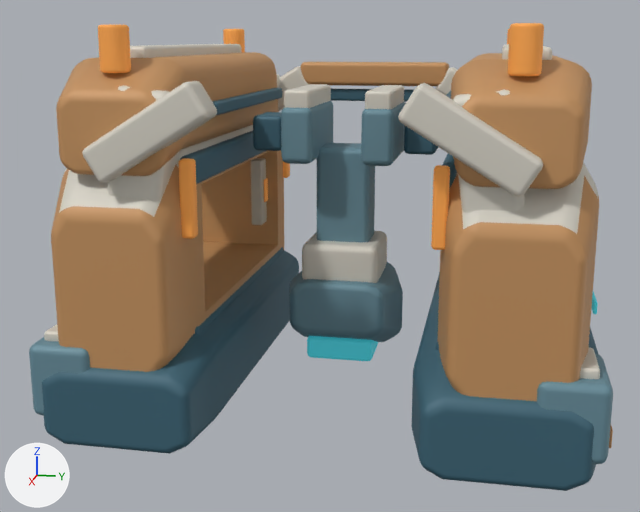
Two versions of the glTF model space-battleship/assets/planets/facilities_v5/equipment.glb, one commit apart.
One viewpoint serves both versions: a 50 mm lens placed at (4.55, 0.77, 1.69), pointed at (0.08, -0.12, 0.58). Arrows for +X, +Y and +Z are at lower left; the lights stay in place. The picture after the commit comes second. Where no turn or scale is listed for an object, it has been applied to the vertices.

Script lines for the objects in view, before the commit:
```python
ob_active_work_jaw = bpy.data.objects.new('Active work jaw', me_cube_068)
ob_active_work_jaw.location = (0.0, 0.0, 0.1)
ob_broad_service_tool = bpy.data.objects.new('Broad service tool', me_broad_service_tool)
ob_broad_service_tool.location = (0.0, 0.0, 1.1)
ob_end_portal_ivory_shoulder_right_001 = bpy.data.objects.new('End portal ivory shoulder right.001', me_cube_059)
ob_end_portal_ivory_shoulder_right_001.location = (1.02, 0.665, 1.31)
ob_tool_ivory_collar = bpy.data.objects.new('Tool ivory collar', me_cube_067)
ob_tool_ivory_collar.location = (0.0, 0.0, 0.56)
ob_tool_moving_mast = bpy.data.objects.new('Tool moving mast', me_cube_066)
ob_tool_moving_mast.location = (0.0, 0.0, 0.87)
# also in view: 'Continuous orange load cheek.001' at (0.0, 0.87, 0.7); 'Open bay orange head rail' at (0.0, -0.85, 1.37); 'Open bay orange head rail.001' at (0.0, 0.85, 1.37); 'Deep blue load shoe.001' at (0.89, -1.12, 0.18); 'Deep pressure foot wrapped around section.001' at (0.0, 0.86, 0.13)
```
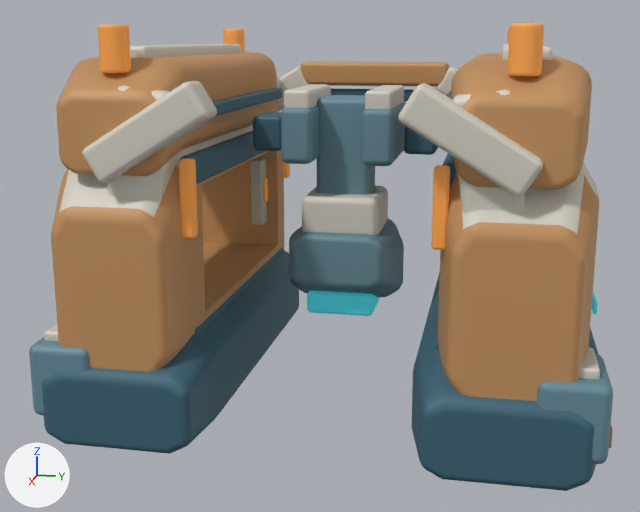
Pixel boxes (x1, y1, x2, y2) of what changed, in the pictures (640 x 512 px):
'Broad service tool', moved: before (289, 262, 403, 342); after (289, 218, 404, 297)
'Tool moving mast', moved: before (317, 143, 375, 242); after (317, 95, 375, 195)
'Tool ivory collar', moved: before (302, 231, 387, 283); after (302, 185, 388, 235)
'Active work jaw', moved: before (307, 336, 379, 361); after (307, 291, 380, 316)

Patch to the scene script:
```diff
--- a/space-battleship/assets/planets/facilities_v5/equipment.glb.py
+++ b/space-battleship/assets/planets/facilities_v5/equipment.glb.py
@@ ob_active_work_jaw @@
 ob_active_work_jaw = bpy.data.objects.new('Active work jaw', me_cube_068)
-ob_active_work_jaw.location = (0.0, 0.0, 0.1)
+ob_active_work_jaw.location = (0.0, 0.0, 0.35)
@@ ob_broad_service_tool @@
 ob_broad_service_tool = bpy.data.objects.new('Broad service tool', me_broad_service_tool)
-ob_broad_service_tool.location = (0.0, 0.0, 1.1)
+ob_broad_service_tool.location = (0.0, 0.0, 1.35)
@@ ob_tool_ivory_collar @@
 ob_tool_ivory_collar = bpy.data.objects.new('Tool ivory collar', me_cube_067)
-ob_tool_ivory_collar.location = (0.0, 0.0, 0.56)
+ob_tool_ivory_collar.location = (0.0, 0.0, 0.81)
@@ ob_tool_moving_mast @@
 ob_tool_moving_mast = bpy.data.objects.new('Tool moving mast', me_cube_066)
-ob_tool_moving_mast.location = (0.0, 0.0, 0.87)
+ob_tool_moving_mast.location = (0.0, 0.0, 1.12)
```
